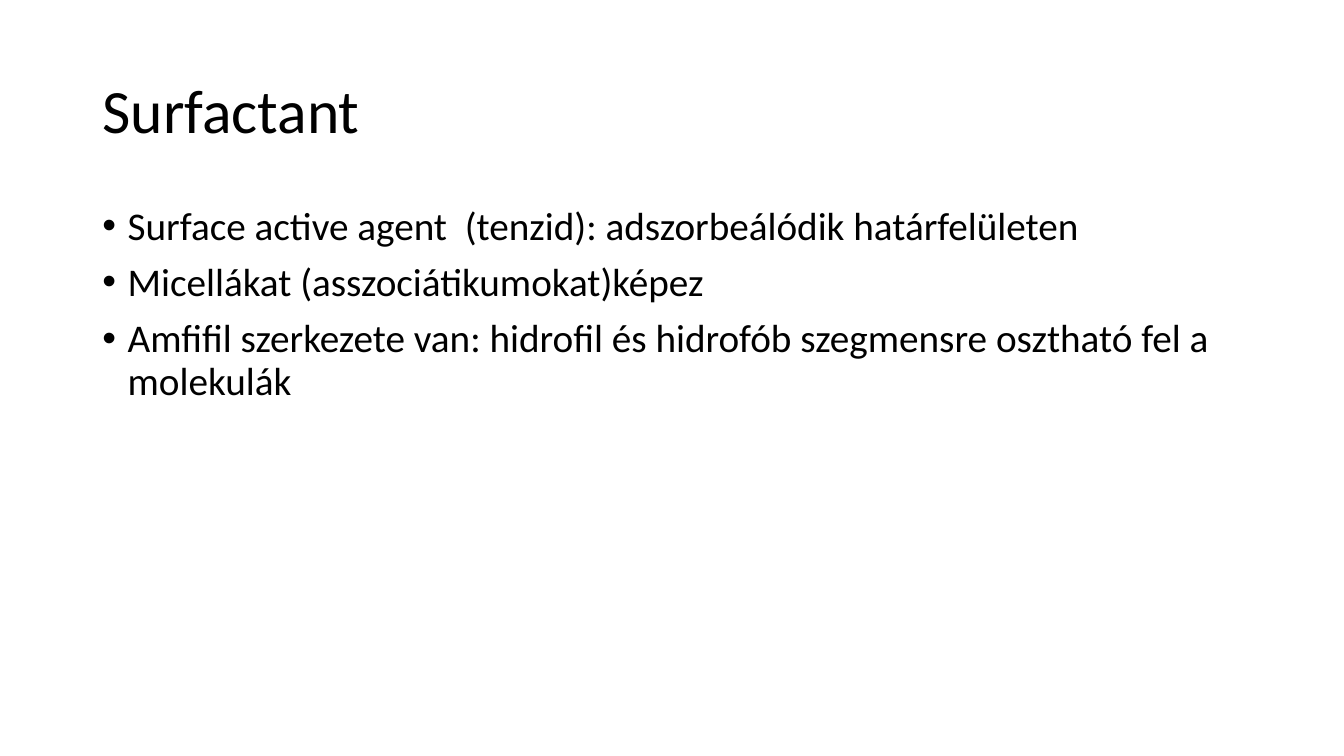
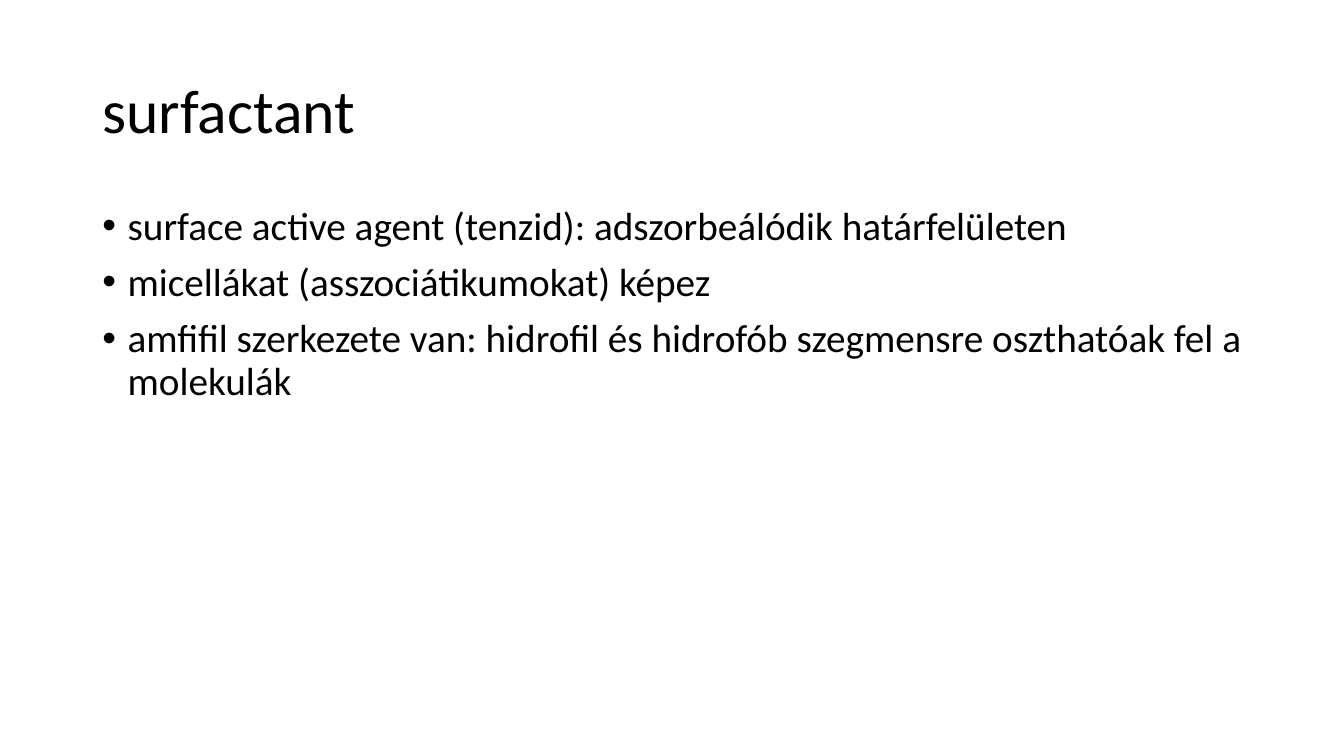
Before and after one commit to LilianaBohus/chemistry-presenations, a slide deck: slide 17 of formulations-and-surfactants.pptx (slide 16 before the commit). Drawn at 1344x756 pixels with LibreOffice and Linux fonts; fonts in the diff are those of the drawing. Boxes give left, top, right and bottom in pixels: in the first picture for what was removed or moved away, otherwise in the second. Text is boxed around its words. In the diff, an @@ line names an element or a change of style, - is before the commit and + after.

```diff
--- a/formulations-and-surfactants.pptx
+++ b/formulations-and-surfactants.pptx
@@ title at (102,90,355,134): text changed @@
-Surfactant
+surfactant
@@ text at (128,211,1241,396): text changed @@
-• Surface active agent (tenzid): adszorbeálódik határfelületen
-• Micellákat (asszociátikumokat)képez
-• Amfifil szerkezete van: hidrofil és hidrofób szegmensre osztható fel a molekulák
+• surface active agent (tenzid): adszorbeálódik határfelületen
+• micellákat (asszociátikumokat) képez
+• amfifil szerkezete van: hidrofil és hidrofób szegmensre oszthatóak fel a molekulák
```
Also in this commit, not shown: 9 other slides changed, 1 slide added.
